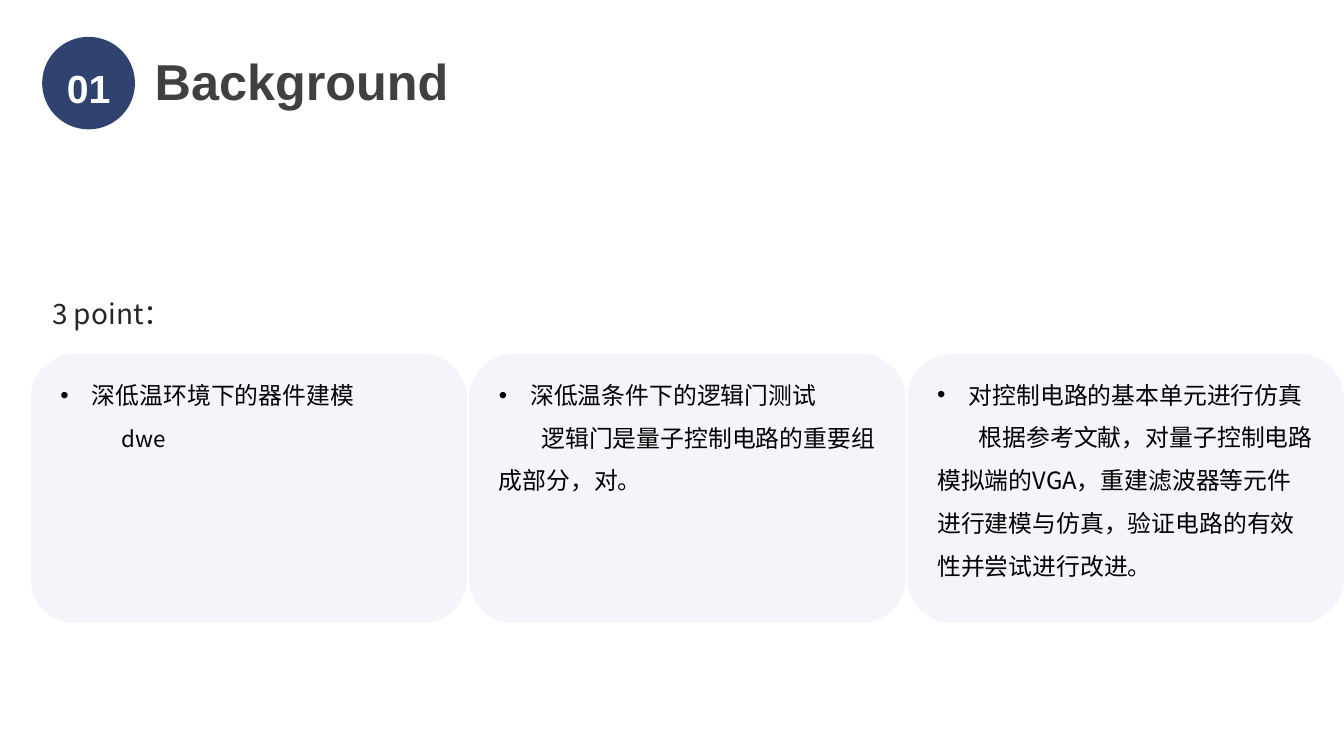
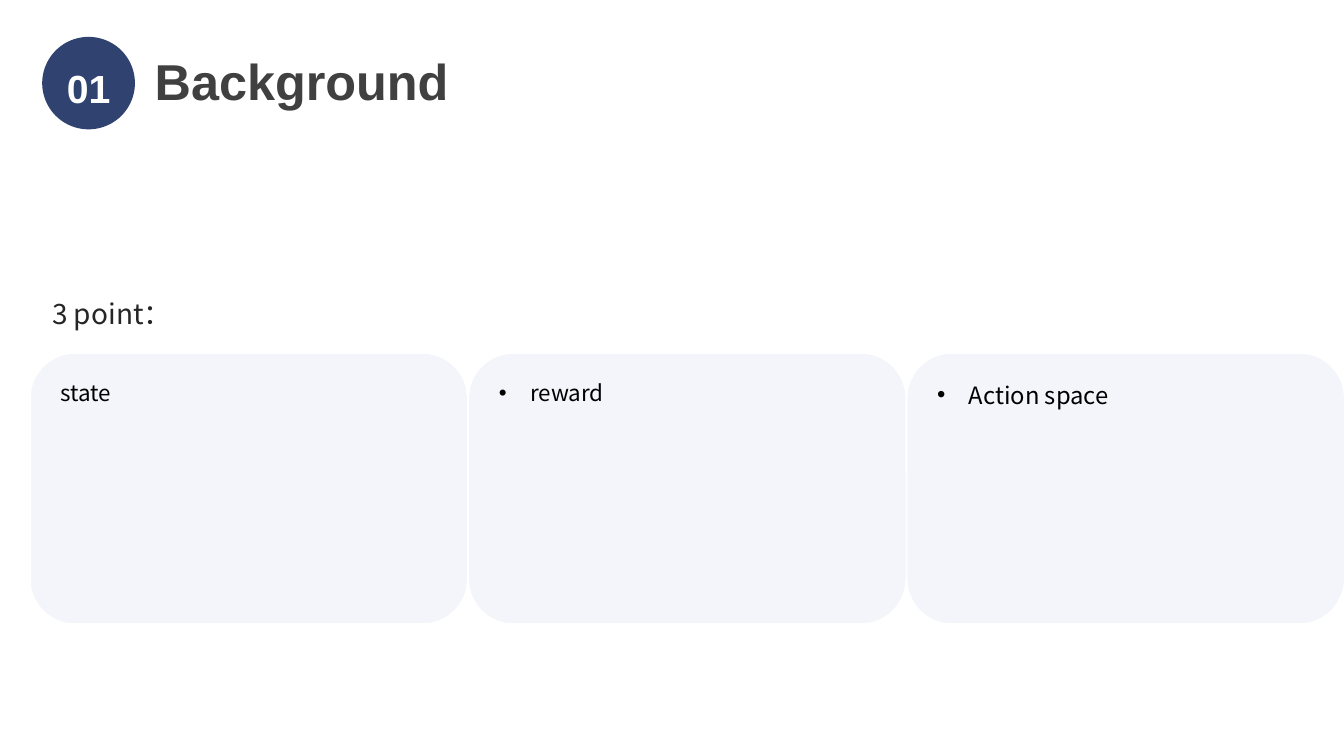
Before and after one commit to LukeLIN-web/distrubuted-ML-system, a slide deck: slide 11 of final report.pptx (slide 7 before the commit). Drawn at 1344x756 pixels with LibreOffice and Linux fonts; fonts in the diff are those of the drawing. Boxes give left, top, right and bottom in pixels: in the first picture for what was removed or moved away, otherwise in the second. Text is boxed around its words. In the diff, an @@ line names an element or a change of style, - is before the commit and + after.

```diff
--- a/final report.pptx
+++ b/final report.pptx
@@ text at (x1=60, y1=385, x2=111, y2=402): text changed; size 17 to 16 pt @@
-• 深低温环境下的器件建模
-dwe
+state
@@ text at (x1=530, y1=383, x2=603, y2=402): text changed; size 17 to 16 pt @@
-• 深低温条件下的逻辑门测试
-逻辑门是量子控制电路的重要组成部分，对。
+• reward
@@ text at (x1=969, y1=385, x2=1109, y2=409): text changed @@
-• 对控制电路的基本单元进行仿真
-根据参考文献，对量子控制电路模拟端的VGA，重建滤波器等元件进行建模与仿真，验证电路的有效性并尝试进行改进。
+• Action space
```
Also in this commit, not shown: 1 other slide changed, 5 slides added, 8 slides removed, 9 other files.
